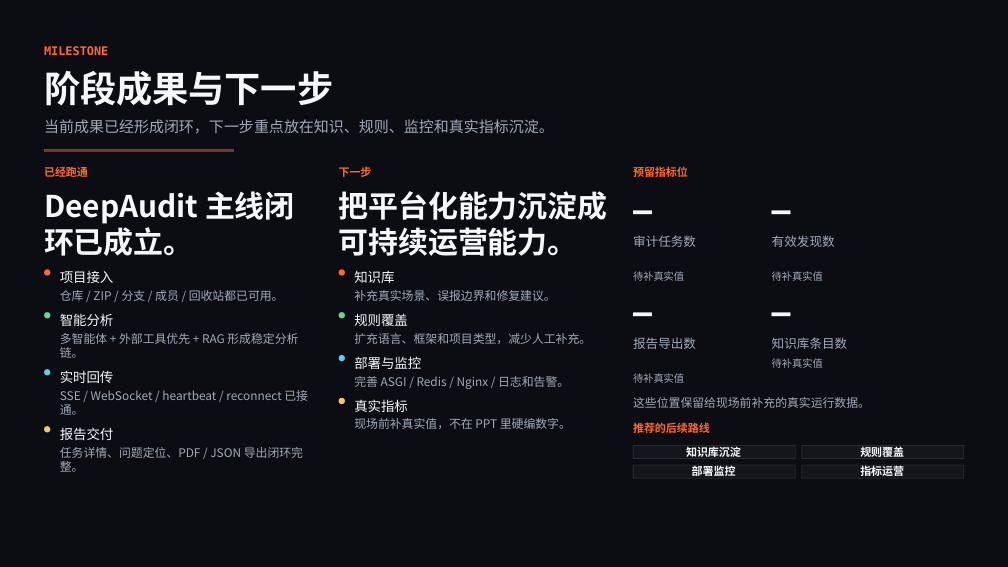
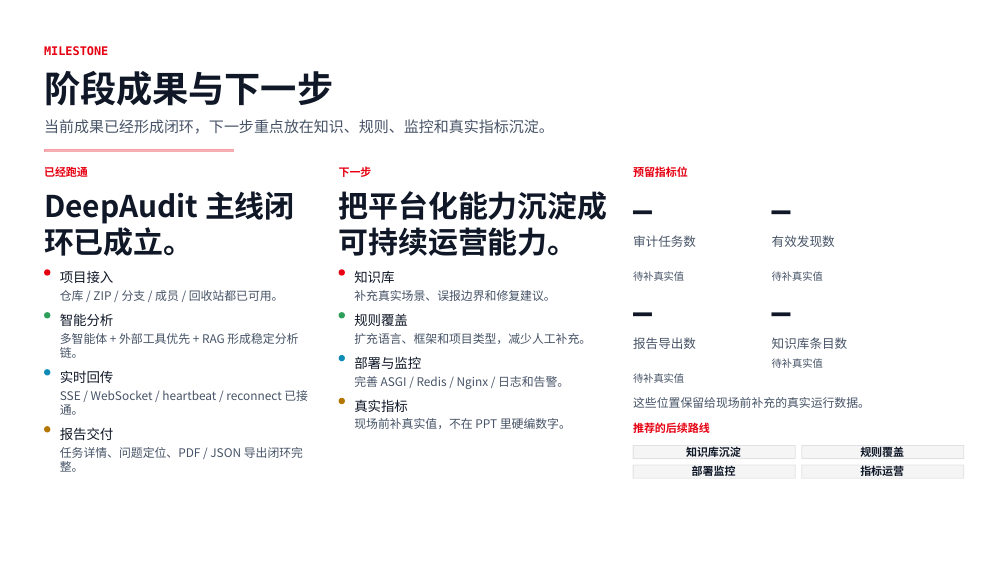
Before and after one commit to zrqg-znb/Focus_Admin, a slide deck: slide 10 of tmp/presentations/deepaudit-report/output/output.pptx. Drawn at 1008x567 pixels with LibreOffice and Linux fonts; fonts in the diff are those of the drawing. Boxes give left, top, right and bottom in pixels: in the first picture for what was removed or moved away, otherwise in the second. Text is boxed around its words. In the diff, an @@ line names an element or a change of style, - is before the commit and + after.

Commit message:
style(presentation): 更新深色主题为浅色主题并调整封面布局
- 将配色方案从深色主题改为浅色主题，包括背景、面板、文字和强调色
- 调整 chip 组件的颜色值以匹配新的浅色主题
- 修改 flow-node 的填充和边框颜色以适应新主题
- 重构封面布局，移除原有的背景图片覆盖层和遮罩效果
- 添加主页预览卡片并重新排列封面内容结构
- 更新代码示例和调用框的背景颜色
- 调整实施页面和运维页面的视觉样式以保持一致性

```diff
--- a/tmp/presentations/deepaudit-report/output/output.pptx
+++ b/tmp/presentations/deepaudit-report/output/output.pptx
@@ background #0B0D12 to #FFFFFF @@
@@ rectangle at box(44, 150, 233, 151): fill #FF6A2A at 42% opacity to #E60012 at 30% opacity; outline #FF6A2A 0 pt to #E60012 0 pt @@
@@ ellipse at box(44, 269, 50, 275): fill #FF6A2A to #E60012 @@
@@ ellipse at box(339, 269, 345, 275): fill #FF6A2A to #E60012 @@
@@ text colour #F5F7FB to #101828 in 19 elements at box(44, 71, 333, 106), box(44, 191, 295, 256), box(60, 271, 114, 283), box(60, 313, 114, 326), box(60, 370, 114, 383), box(60, 427, 114, 440), box(339, 191, 608, 256), box(354, 271, 394, 283), box(354, 314, 408, 326), box(354, 356, 421, 369), box(354, 399, 408, 412), box(686, 447, 741, 457), box(860, 446, 904, 460), box(692, 464, 736, 478), box(860, 464, 904, 479), box(634, 190, 653, 228), box(772, 190, 791, 228), box(634, 292, 653, 330), box(772, 292, 791, 330) @@
@@ ellipse at box(44, 312, 50, 318): fill #61D98F to #2E9F5A @@
@@ ellipse at box(339, 312, 345, 318): fill #61D98F to #2E9F5A @@
@@ ellipse at box(339, 355, 345, 361): fill #5CCFE6 to #0F8BB7 @@
@@ ellipse at box(44, 369, 50, 375): fill #5CCFE6 to #0F8BB7 @@
@@ ellipse at box(339, 398, 345, 404): fill #F7C66B to #B37700 @@
@@ text colour #A0A9BA to #475467 in 18 elements at box(44, 119, 554, 134), box(60, 290, 284, 301), box(60, 333, 298, 358), box(60, 390, 308, 415), box(60, 447, 303, 472), box(354, 290, 555, 301), box(354, 333, 591, 344), box(354, 376, 569, 389), box(354, 418, 571, 429), box(633, 235, 696, 247), box(633, 271, 684, 281), box(772, 235, 835, 247), box(772, 271, 823, 281), box(633, 337, 696, 349), box(633, 373, 684, 383), box(772, 337, 848, 349), box(772, 358, 823, 368), box(633, 397, 870, 408) @@
@@ ellipse at box(44, 426, 50, 433): fill #F7C66B to #B37700 @@
@@ text colour #FF6A2A to #E60012 in 5 elements at box(44, 46, 108, 55), box(44, 165, 88, 180), box(339, 166, 372, 177), box(633, 165, 688, 180), box(633, 420, 710, 435) @@
@@ fill #FFFFFF at 4% opacity to #101828 at 4% opacity; outline #FFFFFF 0.75 pt to #101828 0.75 pt in 4 elements at box(634, 445, 796, 458), box(802, 445, 964, 458), box(634, 465, 796, 478), box(802, 465, 964, 478) @@
```
Also in this commit, not shown: 11 other slides changed, 13 other files.
